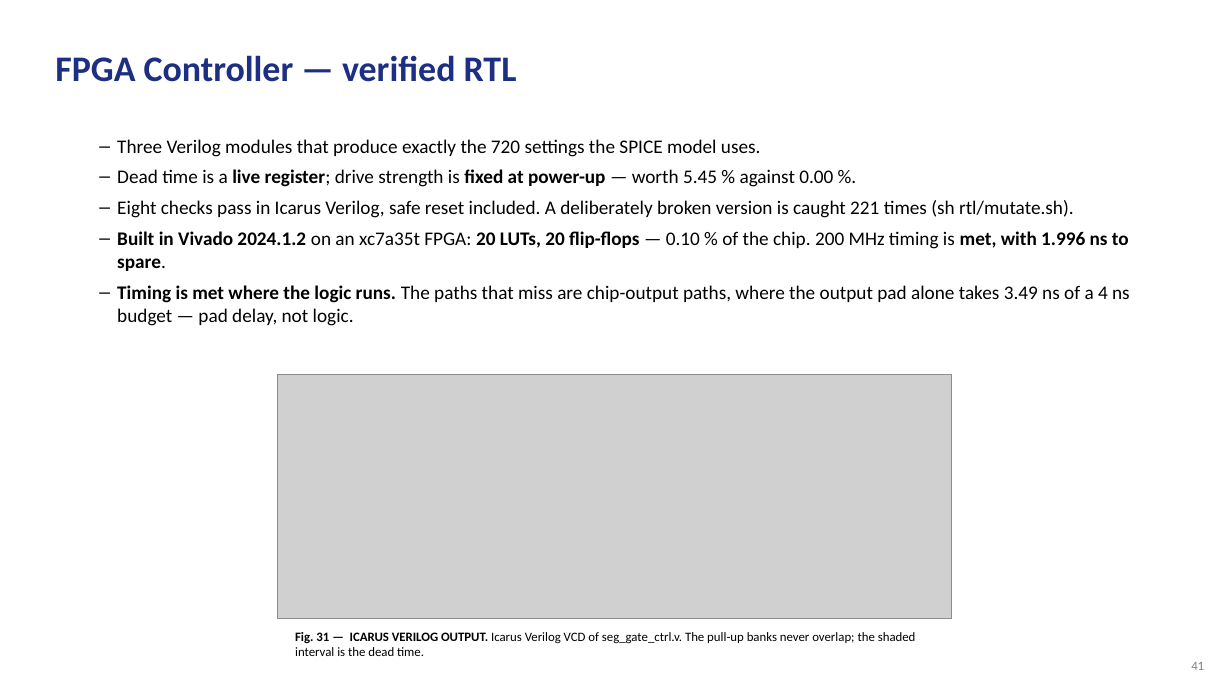
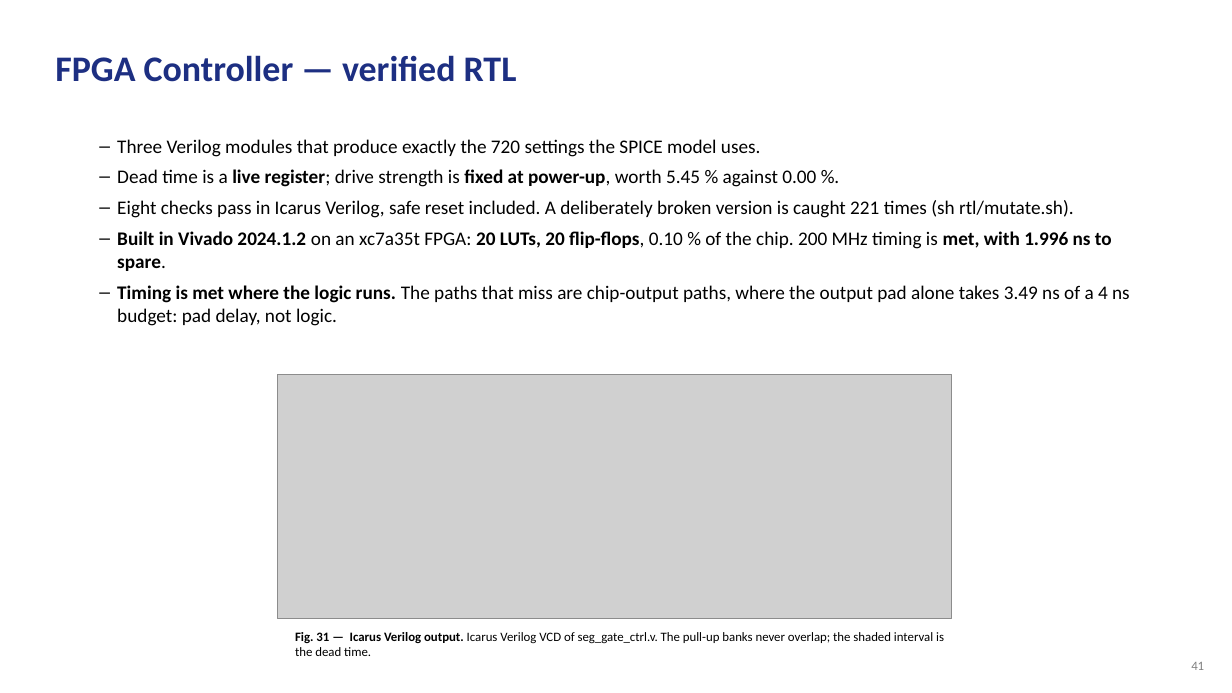
Before and after one commit to Amritha902/gan-driver, a slide deck: slide 41 of review/GaN_Review1_BACKUP.pptx. Drawn at 1232x693 pixels with LibreOffice and Linux fonts; fonts in the diff are those of the drawing; grey boxes stand for pictures. Boxes give left, top, right and bottom in pixels: in the first picture for what was removed or moved away, otherwise in the second. Text is boxed around its words. In the diff, an @@ line names an element or a change of style, - is before the commit and + after.

```diff
--- a/review/GaN_Review1_BACKUP.pptx
+++ b/review/GaN_Review1_BACKUP.pptx
@@ text at bbox=[117, 169, 816, 187]: text changed @@
-– Dead time is a live register; drive strength is fixed at power-up — worth 5.45 % against 0.00 %.
+– Dead time is a live register; drive strength is fixed at power-up, worth 5.45 % against 0.00 %.
@@ text at bbox=[117, 231, 1130, 326]: text changed @@
-– Built in Vivado 2024.1.2 on an xc7a35t FPGA: 20 LUTs, 20 flip-flops — 0.10 % of the chip. 200 MHz timing is met, with 1.996 ns to spare.
-– Timing is met where the logic runs. The paths that miss are chip-output paths, where the output pad alone takes 3.49 ns of a 4 ns budget — pad delay, not logic.
+– Built in Vivado 2024.1.2 on an xc7a35t FPGA: 20 LUTs, 20 flip-flops, 0.10 % of the chip. 200 MHz timing is met, with 1.996 ns to spare.
+– Timing is met where the logic runs. The paths that miss are chip-output paths, where the output pad alone takes 3.49 ns of a 4 ns budget: pad delay, not logic.
@@ text at bbox=[295, 632, 944, 656]: text changed @@
-Fig. 31 — ICARUS VERILOG OUTPUT. Icarus Verilog VCD of seg_gate_ctrl.v. The pull-up banks never overlap; the shaded interval is the dead time.
+Fig. 31 — Icarus Verilog output. Icarus Verilog VCD of seg_gate_ctrl.v. The pull-up banks never overlap; the shaded interval is the dead time.
```
Also in this commit, not shown: 43 other slides changed, 10 other files.
